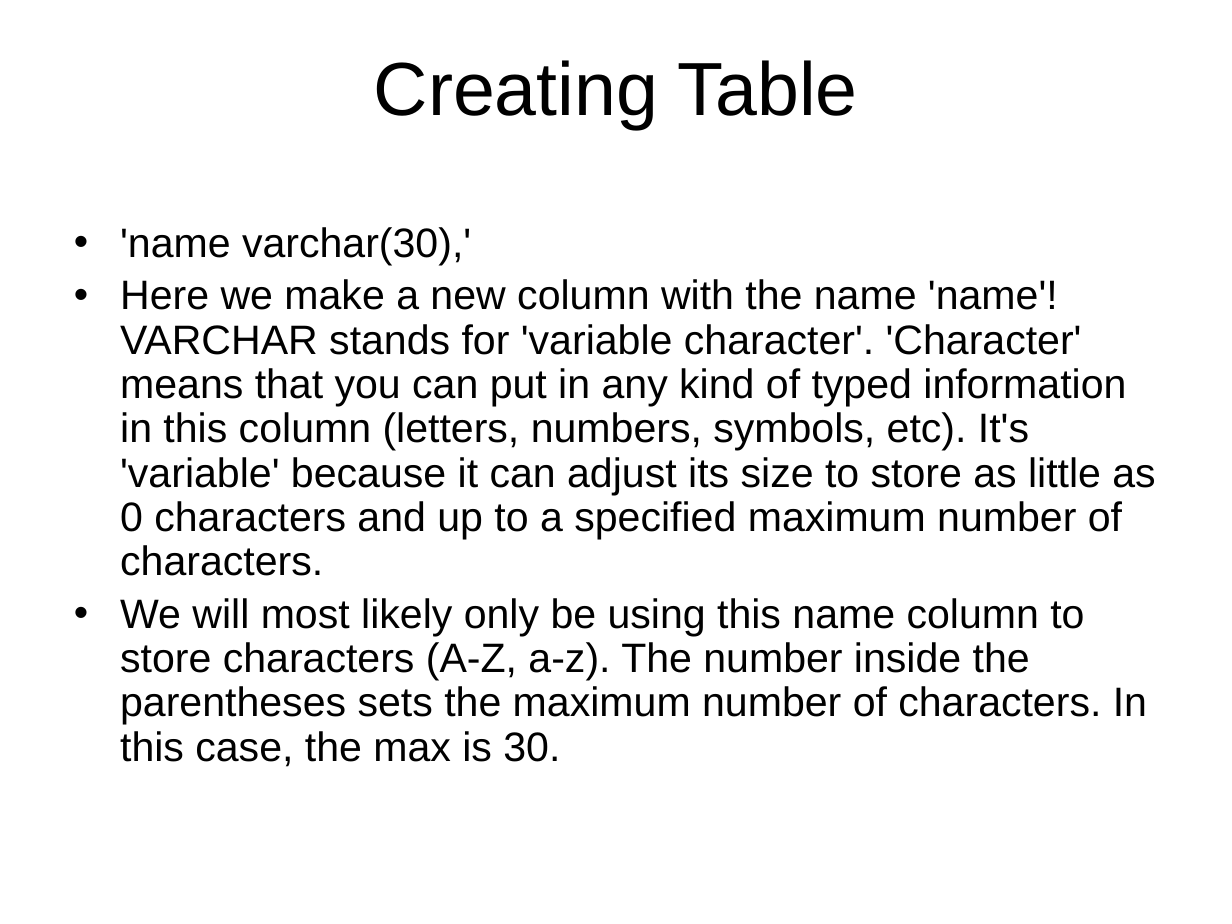
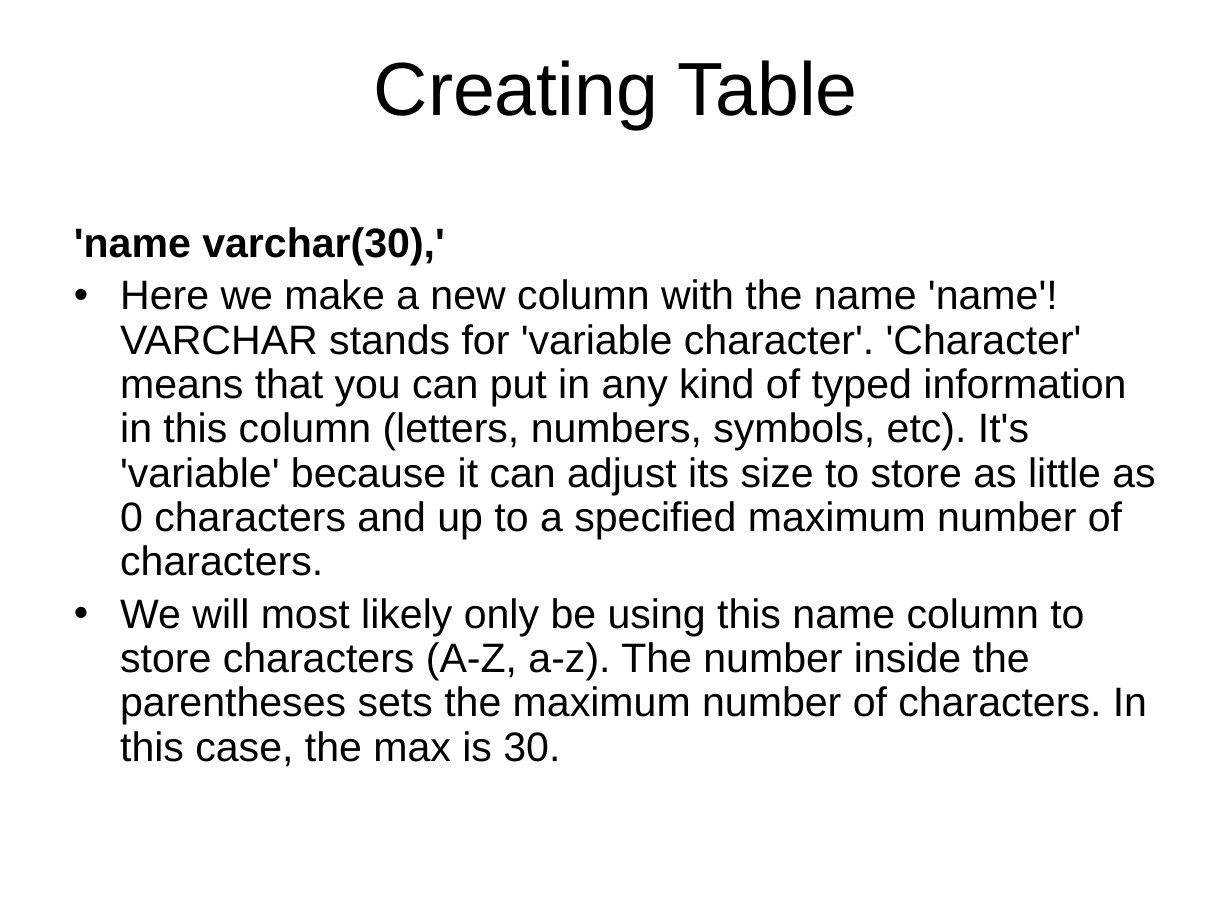
Before and after one commit to pingovn/pingo-webbasic-with-php, a slide deck: slide 43 of slides/Pingo - PHP Basics - Database - MySQL.pptx (slide 45 before the commit). Drawn at 1232x924 pixels with LibreOffice and Linux fonts; fonts in the diff are those of the drawing; background and template pictures are left out. Boxes give left, top, right and bottom in pixels: in the first picture for what was removed or moved away, otherwise in the second. Text is boxed around its words. In the diff, an @@ line names an element or a change of style, - is before the commit and + after.

```diff
--- a/slides/Pingo - PHP Basics - Database - MySQL.pptx
+++ b/slides/Pingo - PHP Basics - Database - MySQL.pptx
@@ text at (x1=74, y1=227, x2=445, y2=265): bold on in "'name varchar(30),'"; bullet • to none @@
```
Also in this commit, not shown: 7 other slides changed, 4 slides removed.
